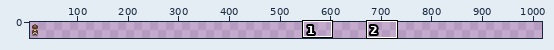
A sprite sheet gets an edit: Assets/Art/detective.png. The picture above shows the old version from afar; the outline marks the close-up.
Close-up. The starting point:
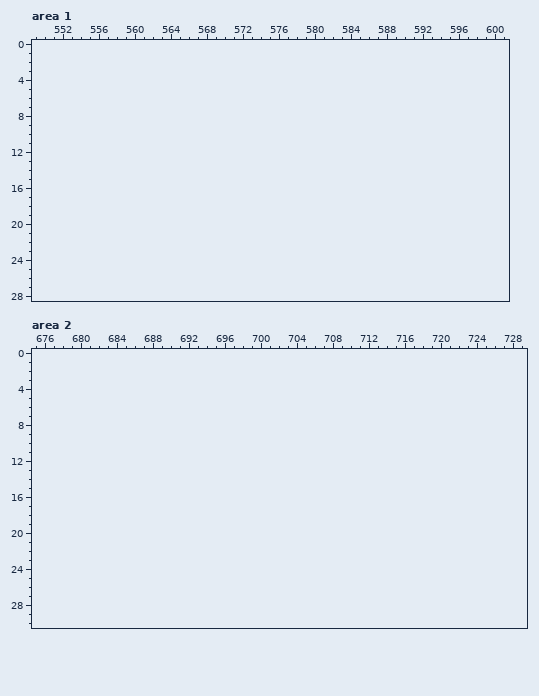
The file is 32x32 pixels. Shown: area 1: x 549..601, y 0..28; area 2: x 675..729, y 0..30. The old version is drawn lined up with the new one, on the new canvas. The wide view leaves out empty margins. The commit also changed other parts of the picture, which this record leaves out.
New version:
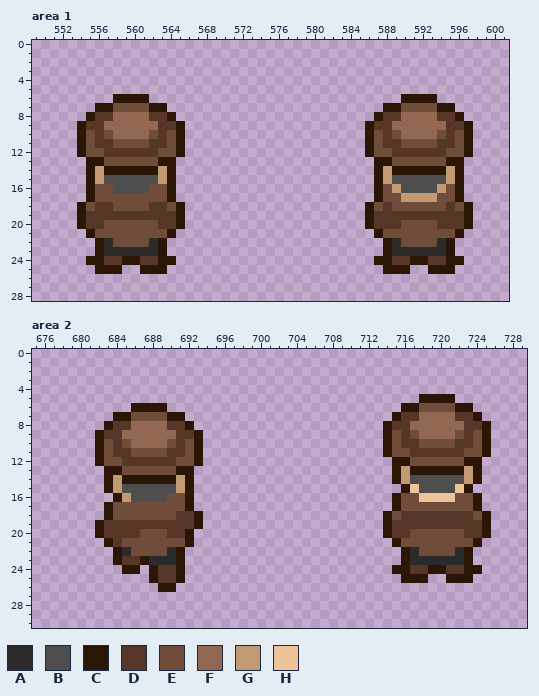
Palette (. is transparent): A #2b2b2b  B #4e4e4e  C #2b1606  D #563626  E #704d3b  F #936852  G #c29971  H #eec39a
The exact change:
canvas 32x32 -> 1024x32
Area 1:
y 6: x 558..561 .... -> CCCC; x 590..593 .... -> CCCC
y 7: x 556..563 ........ -> CCEEEECC; x 588..595 ........ -> CCEEEECC
y 8: x 555..564 .......... -> CDDFFFFDDC; x 587..596 .......... -> CDDFFFFDDC
y 9: x 554..565 ............ -> CDDFFFFFFDDC; x 586..597 ............ -> CDDFFFFFFDDC
y 10: x 554..565 ............ -> CEDEFFFFEDEC; x 586..597 ............ -> CEDEFFFFEDEC
y 11: x 554..565 ............ -> CEDDEEEEDDEC; x 586..597 ............ -> CEDDEEEEDDEC
y 12: x 554..565 ............ -> CEEDDDDDDEEC; x 586..597 ............ -> CEEDDDDDDEEC
y 13: x 555..564 .......... -> CCEEEEEECC; x 587..596 .......... -> CCEEEEEECC
y 14: x 555..564 .......... -> CGCCCCCCGC; x 587..596 .......... -> CGCCCCCCGC
y 15: x 555..564 .......... -> CGBBBBBBGC; x 587..596 .......... -> CGBBBBBBGC
y 16: x 555..564 .......... -> CEEBBBBEEC; x 587..596 .......... -> CEGBBBBGEC
y 17: x 555..564 .......... -> CEEEEEEEEC; x 587..596 .......... -> CEEGGGGEEC
y 18: x 554..565 ............ -> CEDDEEEEDDEC; x 586..597 ............ -> CEDEEEEEEDEC
y 19: x 554..565 ............ -> CDDDDDDDDDDC; x 586..597 ............ -> CDDDDDDDDDDC
y 20: x 554..565 ............ -> CDDEEEEEEDDC; x 586..597 ............ -> CDDDEEEEDDDC
y 21: x 555..564 .......... -> CEEEEEEEEC; x 587..596 .......... -> CEEEEEEEEC
y 22: x 556..563 ........ -> CAEEEEAC; x 588..595 ........ -> CAEEEEAC
y 23: x 556..563 ........ -> CAAAAAAC; x 588..595 ........ -> CAAAAAAC
y 24: x 555..564 .......... -> CCDDCCDDCC; x 587..596 .......... -> CCDDCCDDCC
y 25: x 556..558 ... -> CCC; x 561..563 ... -> CCC; x 588..590 ... -> CCC; x 593..595 ... -> CCC
Area 2:
y 5: x 718..721 .... -> CCCC
y 6: x 686..689 .... -> CCCC; x 716..723 ........ -> CCEEEECC
y 7: x 684..691 ........ -> CCEEEECC; x 715..724 .......... -> CDDFFFFDDC
y 8: x 683..692 .......... -> CDDFFFFDDC; x 714..725 ............ -> CDDFFFFFFDDC
y 9: x 682..693 ............ -> CDDFFFFFFDDC; x 714..725 ............ -> CEDEFFFFEDEC
y 10: x 682..693 ............ -> CEDEFFFFEDEC; x 714..725 ............ -> CEDDEEEEDDEC
y 11: x 682..693 ............ -> CEDDEEEEDDEC; x 714..725 ............ -> CEEDDDDDDEEC
y 12: x 682..693 ............ -> CEEDDDDDDEEC; x 715..724 .......... -> CCEEEEEECC
y 13: x 683..692 .......... -> CCEEEEEECC; x 715..724 .......... -> CGCCCCCCGC
y 14: x 683..692 .......... -> CGCCCCCCGC; x 715..724 .......... -> CGBBBBBBGC
y 15: x 683..692 .......... -> CGBBBBBBGC; x 716..723 ........ -> CHBBBBHC
y 16: x 684..692 ......... -> CGBBBBEEC; x 715..724 .......... -> CEEHHHHEEC
y 17: x 683..692 .......... -> CEEEEEEEEC; x 715..724 .......... -> CEEEEEEEEC
y 18: x 683..693 ........... -> CEEEEEEEDDC; x 714..725 ............ -> CEDDDDDDDDEC
y 19: x 682..693 ............ -> CDDDDDDDDDDC; x 714..725 ............ -> CDDDDDDDDDDC
y 20: x 682..692 ........... -> CDDDDEEEDDC; x 714..725 ............ -> CDDEEEEEEDDC
y 21: x 683..692 .......... -> CDEEEEEEEC; x 715..724 .......... -> CEEEEEEEEC
y 22: x 684..691 ........ -> CAEEEEAC; x 716..723 ........ -> CAEEEEAC
y 23: x 684..691 ........ -> CDDCAAAC; x 716..723 ........ -> CAAAAAAC
y 24: x 685..686 .. -> CC; x 688..691 .... -> CDDC; x 715..724 .......... -> CCDDCCDDCC
y 25: x 688..691 .... -> CDDC; x 716..718 ... -> CCC; x 721..723 ... -> CCC
y 26: x 689..690 .. -> CC
